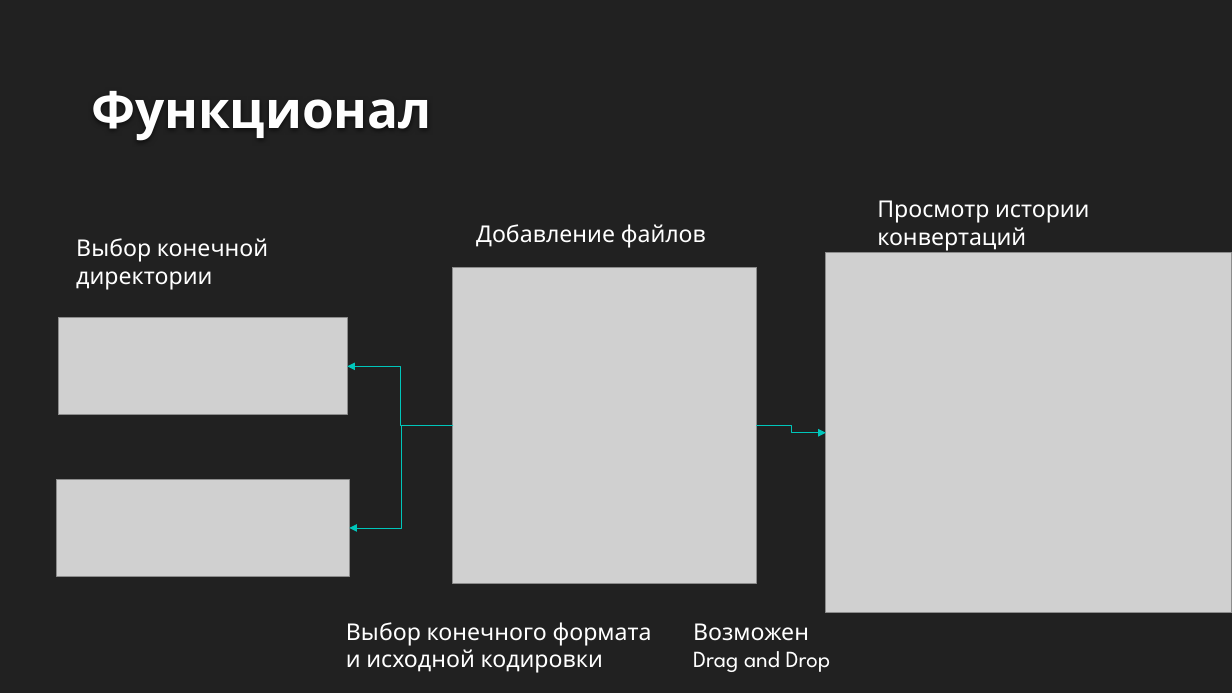
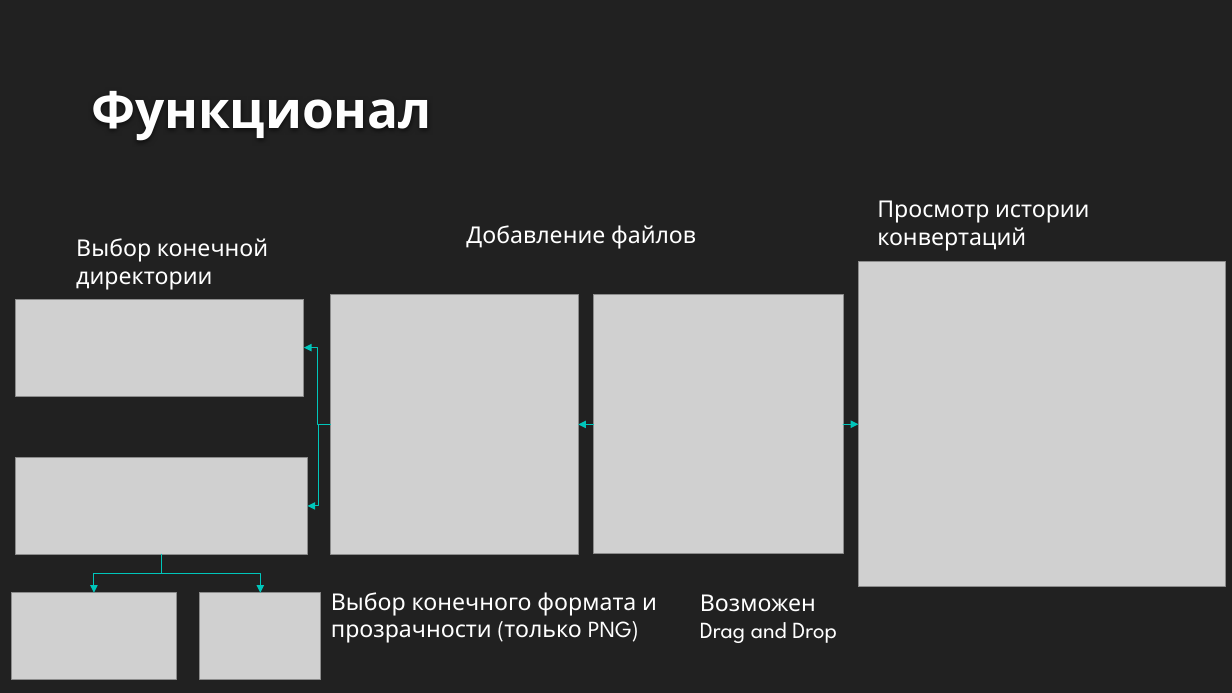
Before and after one commit to Ivlion/Converter, a slide deck: slide 4 of Конвертор.pptx. Drawn at 1232x693 pixels with LibreOffice and Linux fonts; fonts in the diff are those of the drawing; grey boxes stand for pictures; background and template pictures are left out. Boxes give left, top, right and bottom in pixels: in the first picture for what was removed or moved away, otherwise in the second. Text is boxed around its words. In the diff, an @@ line names an element or a change of style, - is before the commit and + after.

Commit message:
Change presentation

```diff
--- a/Конвертор.pptx
+++ b/Конвертор.pptx
@@ text "Добавление файлов": place and size @@
-text "Добавление файлов" at [476, 224, 706, 247]
+text "Добавление файлов" at [466, 225, 696, 249]
@@ picture removed at [453, 267, 757, 583] @@
@@ picture: place and size @@
-picture at [826, 253, 1232, 613]
+picture at [859, 262, 1226, 587]
@@ picture: place and size @@
-picture at [58, 318, 348, 415]
+picture at [15, 299, 304, 396]
@@ picture added at [331, 295, 579, 555] @@
@@ picture added at [594, 295, 844, 555] @@
@@ elbow arrow moved from (453, 425) - (348, 366) to (331, 424) - (304, 348) @@
@@ elbow arrow moved from (453, 425) - (349, 528) to (331, 424) - (308, 506) @@
@@ elbow arrow added from (594, 424) to (579, 424), #00C6BB 0.75 pt @@
@@ elbow arrow moved from (757, 425) - (826, 433) to (843, 424) - (859, 424) @@
@@ picture: place and size @@
-picture at [57, 480, 349, 577]
+picture at [15, 457, 307, 555]
@@ elbow arrow added from (162, 555) to (94, 592), #00C6BB 0.75 pt @@
@@ elbow arrow added from (162, 555) to (261, 592), #00C6BB 0.75 pt @@
@@ picture added at [12, 592, 177, 679] @@
@@ picture added at [200, 592, 321, 679] @@
@@ text at [331, 592, 657, 643]: text changed @@
-Выбор конечного формата и исходной кодировки
+Выбор конечного формата и прозрачности (только PNG)
@@ text "Возможен": place and size @@
-text "Возможен" at [693, 623, 831, 672]
+text "Возможен" at [700, 594, 837, 643]
```
Also in this commit, not shown: 1 slide added.
